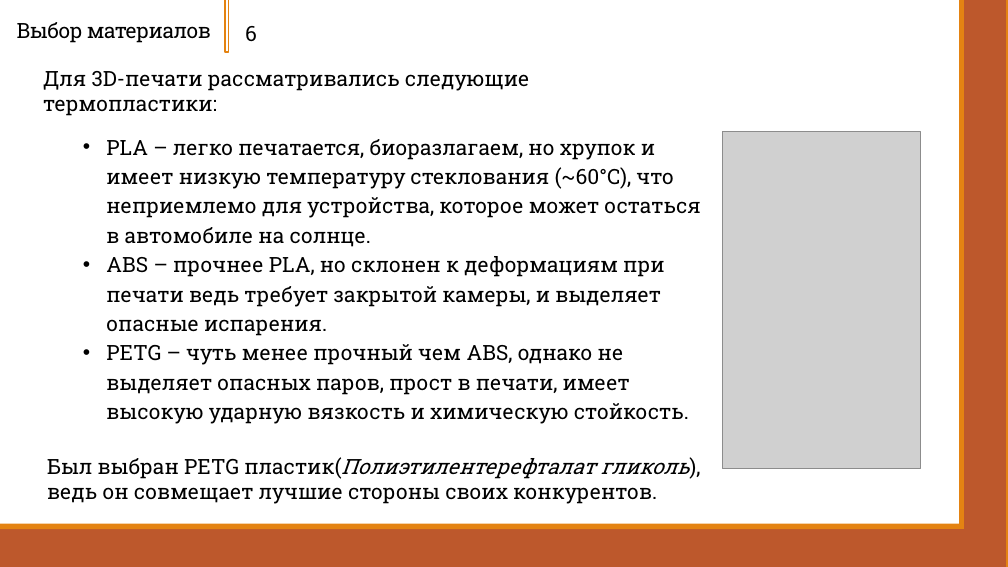
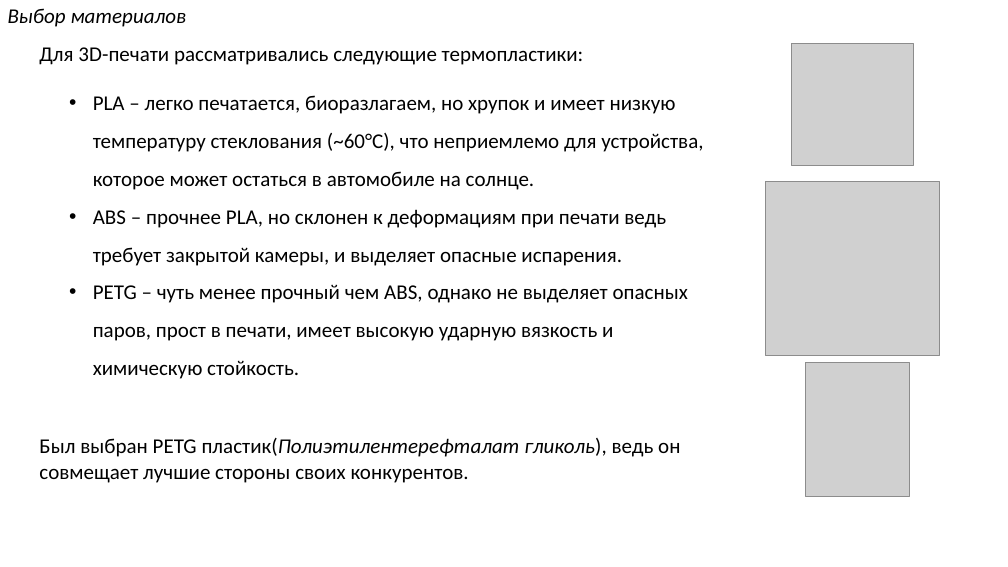
Before and after one commit to Zerocummer/Mmm-Yummers, a slide deck: slide 6 of Мышка для людей с ОВЗ/Документы/Презентация о манипуляторе другая.pptx. Drawn at 1008x567 pixels with LibreOffice and Linux fonts; fonts in the diff are those of the drawing; grey boxes stand for pictures. Boxes give left, top, right and bottom in pixels: in the first picture for what was removed or moved away, otherwise in the second. Text is boxed around its words. In the diff, an @@ line names an element or a change of style, - is before the commit and + after.

```diff
--- a/Мышка для людей с ОВЗ/Документы/Презентация о манипуляторе другая.pptx
+++ b/Мышка для людей с ОВЗ/Документы/Презентация о манипуляторе другая.pptx
@@ title "Выбор материалов": place and size @@
-title "Выбор материалов" at [17,22,211,43]
+title "Выбор материалов" at [8,8,187,27]
@@ title "Выбор материалов" at [8,8,187,27]: font Roboto Slab to Calibri, letter spacing -0.5 to 0 pt, italic on; line spacing 0.85 to 0.9; vertical alignment bottom to middle @@
@@ rectangle removed at [225,0,229,52] @@
@@ text removed at [245,26,257,42] @@
-6
@@ rectangle removed at [962,0,1008,567] @@
@@ text "Для 3D-печати рассматривались следующие термопластики:" at [39,47,584,65]: font Roboto Slab to Calibri @@
@@ text "Для 3D-печати рассматривались следующие термопластики:": place and size @@
-text "Для 3D-печати рассматривались следующие термопластики:" at [43,71,529,116]
+text "Для 3D-печати рассматривались следующие термопластики:" at [39,47,584,65]
@@ picture added at [792,44,913,166] @@
@@ text "PLA – легко печатается, биоразлагаем, ...": place and size @@
-text "PLA – легко печатается, биоразлагаем, ..." at [106,139,700,424]
+text "PLA – легко печатается, биоразлагаем, ..." at [93,95,703,379]
@@ text "PLA – легко печатается, биоразлагаем, ..." at [93,95,703,379]: font Roboto Slab to Calibri; line spacing 28pt to 1.5 @@
@@ picture removed at [723,132,921,469] @@
@@ picture added at [766,181,940,355] @@
@@ picture added at [805,362,910,496] @@
@@ text "Был выбран PETG пластик(Полиэтилентерефталат гликоль), ...": place and size @@
-text "Был выбран PETG пластик(Полиэтилентерефталат гликоль), ..." at [47,457,689,504]
+text "Был выбран PETG пластик(Полиэтилентерефталат гликоль), ..." at [39,438,680,483]
@@ text "Был выбран PETG пластик(Полиэтилентерефталат гликоль), ..." at [39,438,680,483]: font Roboto Slab to Calibri @@
@@ rectangle removed at [0,529,1008,567] @@
@@ rectangle removed at [0,524,1008,529] @@
@@ rectangle removed at [903,530,982,567] @@
```
Also in this commit, not shown: 8 other slides changed, 11 other files.
